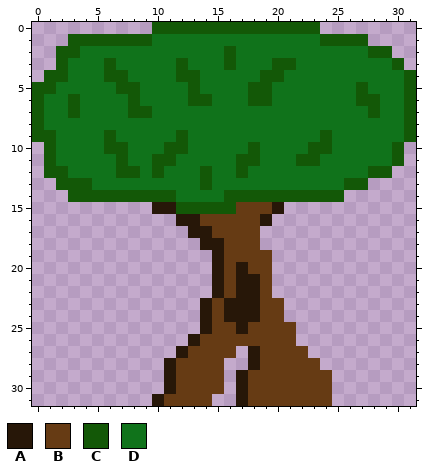
Edited in one commit: pixel-art sprite (client/res/gfx/tree/alive.png). This is how it looked before the edit.
The file is 32x32 pixels.
Palette (. is transparent): A #271708  B #663b14  C #135807  D #10731b
Pixels before, first column x 0:
 0 ..........CCCCCCCCCCCCCC........
 1 ...CCCCCCCDDDDDDDDDDDDDDCCCC....
 2 ..CCDDDDDDDDDDDDCDDDDDDDDDDDCC..
 3 ..CDDDCDDDDDCDDDCDDDCCDDDDDDDDC.
 4 .CCDDDCCDDDDCCDDDDDCCDDDDDDDDDDC
 5 CCDDDDDCCDDDDCDDDDCCDDDDDDDCDDDC
 6 CDDCDDDDCDDDDCCDDDCCDDDDDDDCCDDC
 7 CDDCDDDDCCDDDDDDDDDDDDDDDDDDCDDC
 8 CDDDDDDDDDDDDDDDDDDDDDDDDDDDDDDC
 9 CCDDDDCDDDDDCDDDDDDDDDDDCDDDDDDC
10 .CDDDDCCDDDCCDDDDDCDDDDCCDDDDDC.
11 .CDDDDDCDDCCDDDDDCCDDDCCDDDDDDC.
12 .CCDDDDCCDCDDDCDDCDDDDDDDDDDCC..
13 ..CCCDDDDDDDDDCDDDDDDDDDDDCC....
14 ...CCCCCCCCCDDDDCCCCCCCCCC......
15 ..........AACCCCCBBBA...........
16 ............AABBBBBA............
17 .............AABBBB.............
18 ..............AABBB.............
19 ...............ABBBB............
20 ...............ABABB............
21 ...............ABAAB............
22 ...............ABAAB............
23 ..............ABAAABB...........
24 ..............ABAAABB...........
25 ..............ABBABBBB..........
26 .............ABBBBBBBB..........
27 ............ABBBB.ABBBB.........
28 ...........ABBBB..ABBBBB........
29 ...........ABBBB.ABBBBBBB.......
30 ...........ABBBB.ABBBBBBB.......
31 ..........ABBBB..ABBBBBBB.......
After the commit:
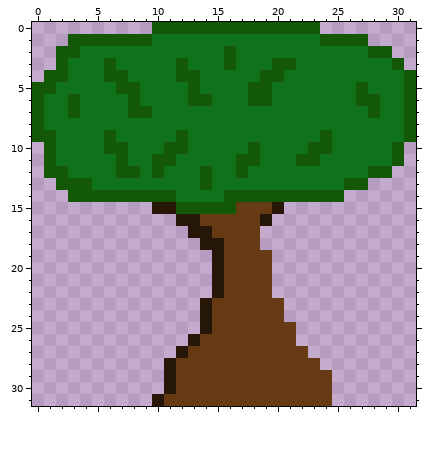
Difference:
Changed rows in their new state; - is an unchanged pixel.
first column x 15:
20 --B-
21 --BB
22 --BB
23 -BBB
24 -BBB
25 --B-
27 --BB
28 -BBB
29 -BB-
30 -BB-
31 BBB-
Boxes around the changes in both pictures, in picture pixels (x1, y1, x2, y2):
changed: (212, 262, 260, 406)
